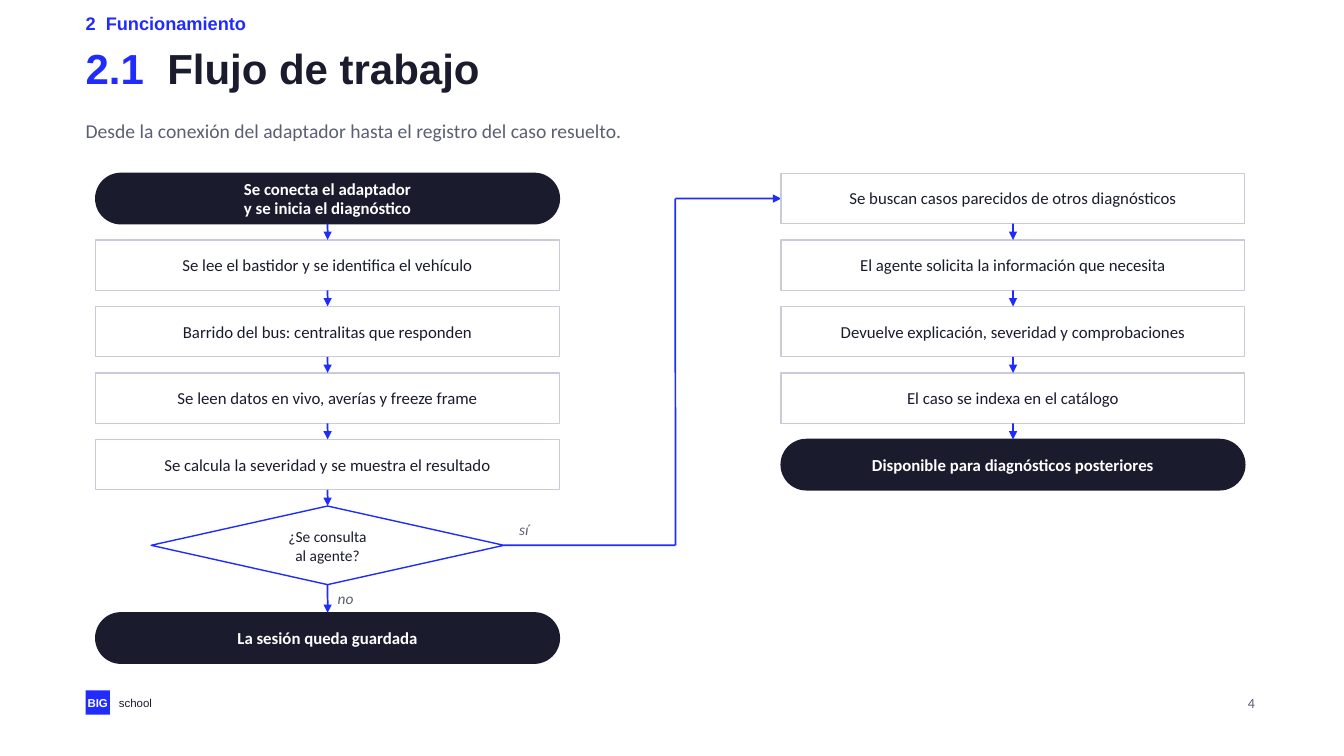
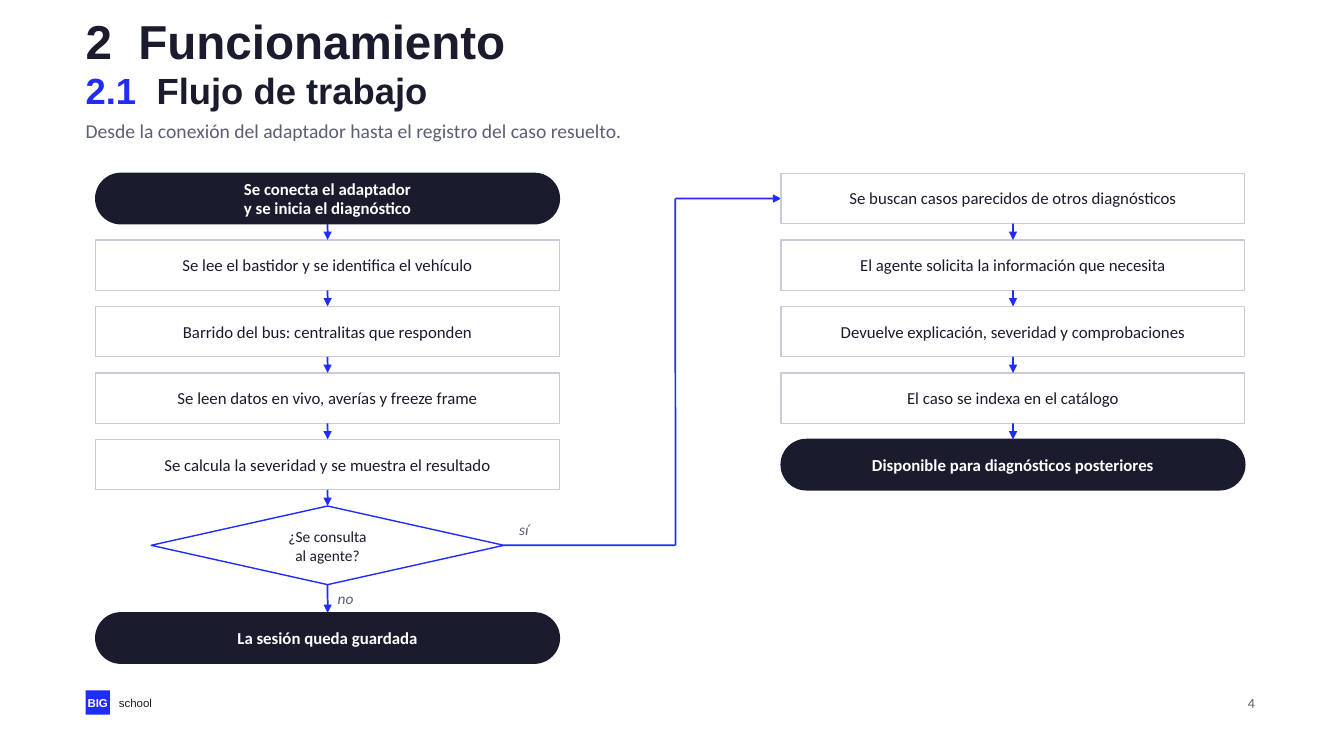
Before and after one commit to NovilloQuinta/intelligent-automotive-diagnostics, a slide deck: slide 4 of docs/presentacion/tfm-intelligent-automotive-diagnostics.pptx. Drawn at 1344x756 pixels with LibreOffice and Linux fonts; fonts in the diff are those of the drawing. Boxes give left, top, right and bottom in pixels: in the first picture for what was removed or moved away, otherwise in the second. Text is boxed around its words. In the diff, an @@ line names an element or a change of style, - is before the commit and + after.

```diff
--- a/docs/presentacion/tfm-intelligent-automotive-diagnostics.pptx
+++ b/docs/presentacion/tfm-intelligent-automotive-diagnostics.pptx
@@ text "2 Funcionamiento" at (86,24,505,60): size 13 to 34 pt, text colour #202CFC to #1A1C2E @@
@@ text "2.1 Flujo de trabajo": place and size @@
-text "2.1 Flujo de trabajo" at (86,53,480,92)
+text "2.1 Flujo de trabajo" at (86,77,427,112)
@@ text "2.1 Flujo de trabajo" at (86,77,427,112): size 30 to 26 pt @@
```
Also in this commit, not shown: 17 other slides changed, 3 other files.
